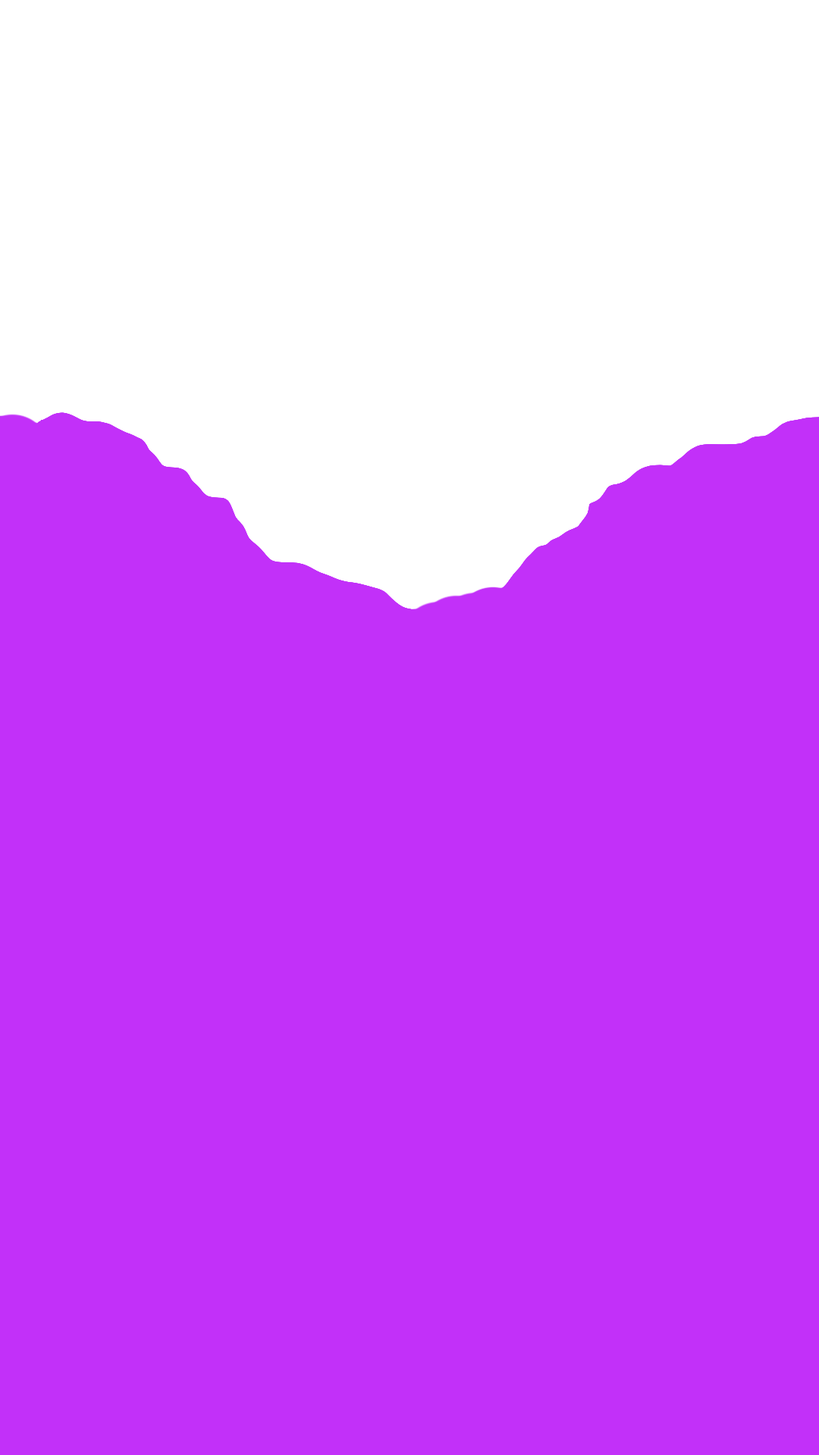
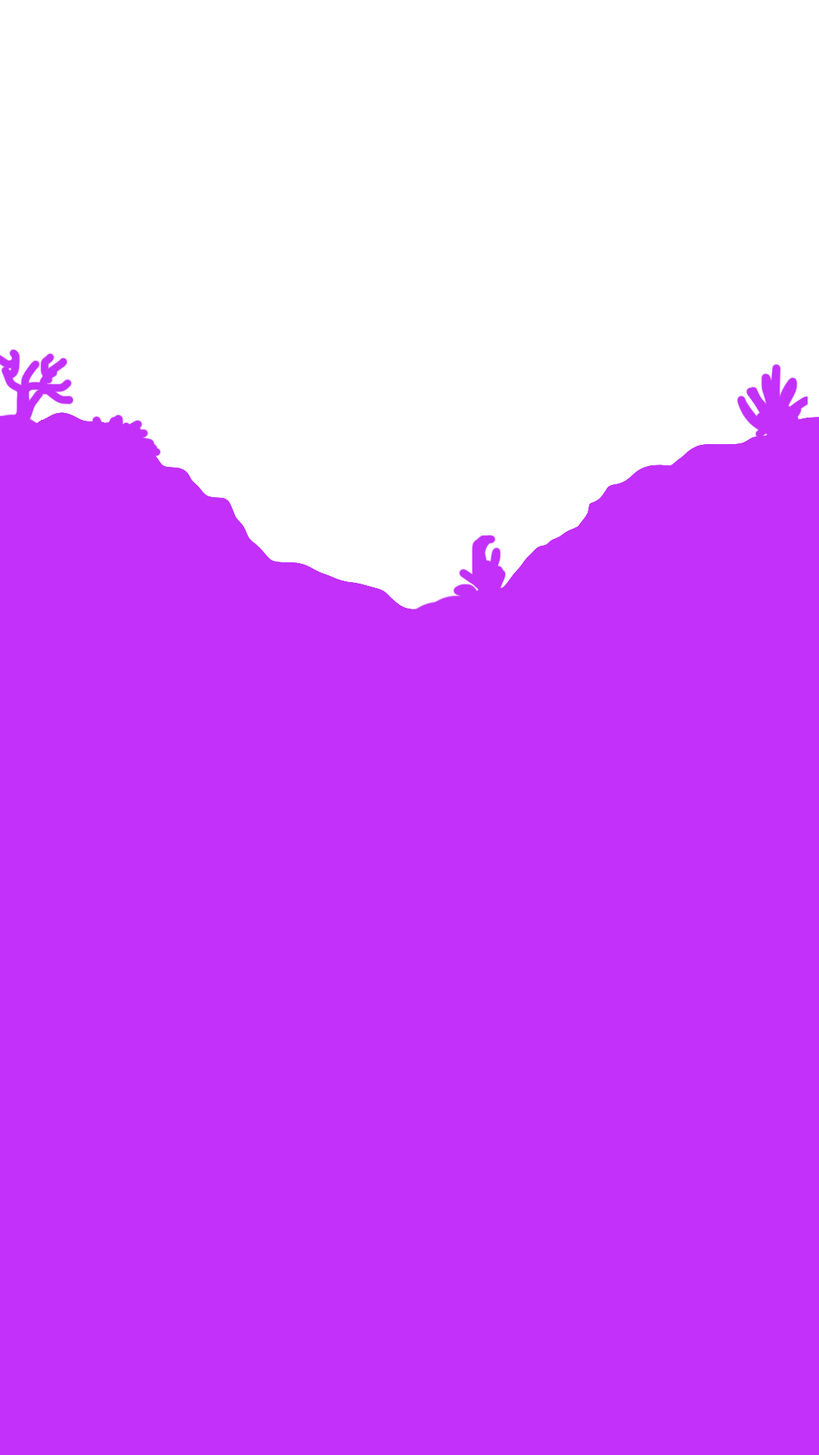
Layer changes from the first 819 × 1455 image to the second:
added layer "Layer 2" in group "BG" over left=0, top=348, right=808, bottom=597
